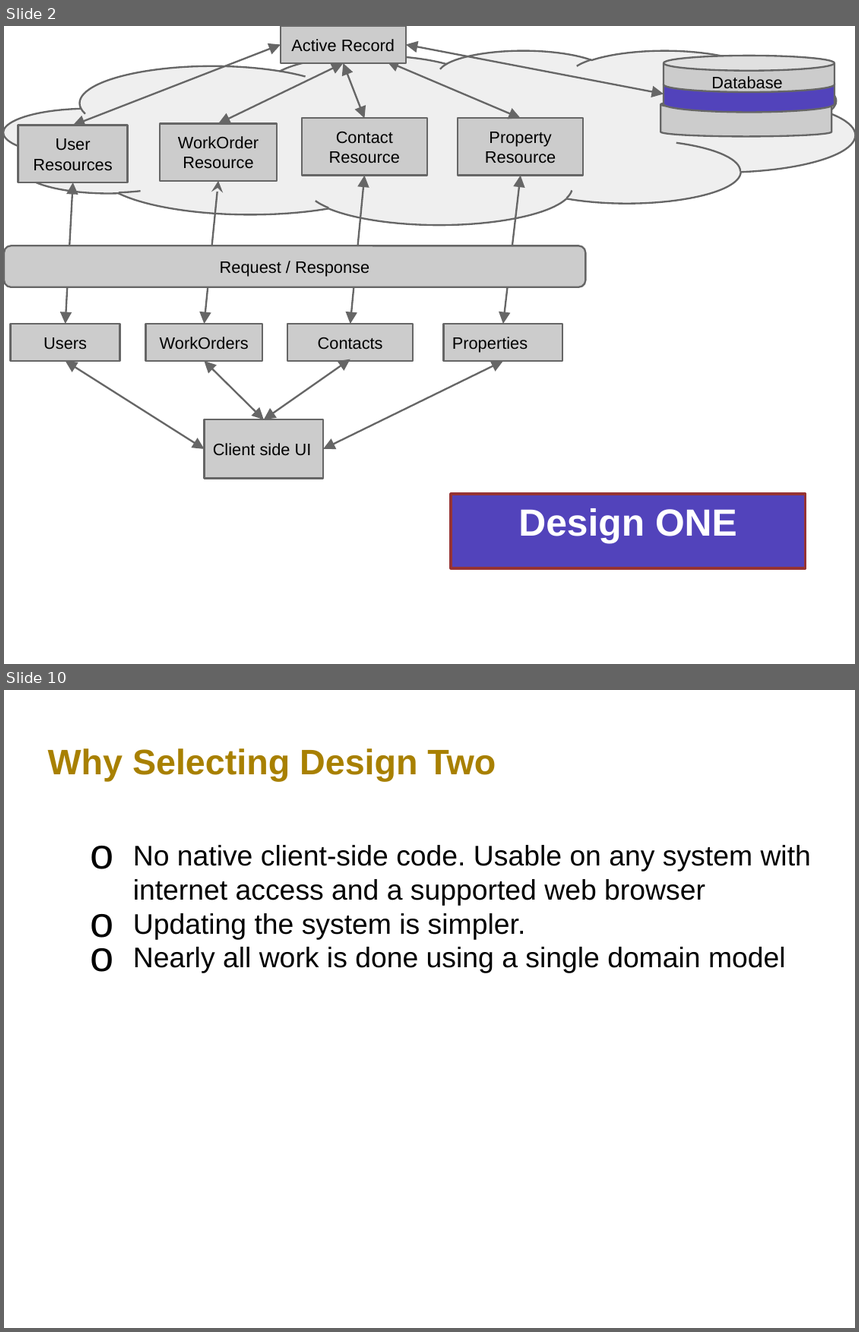
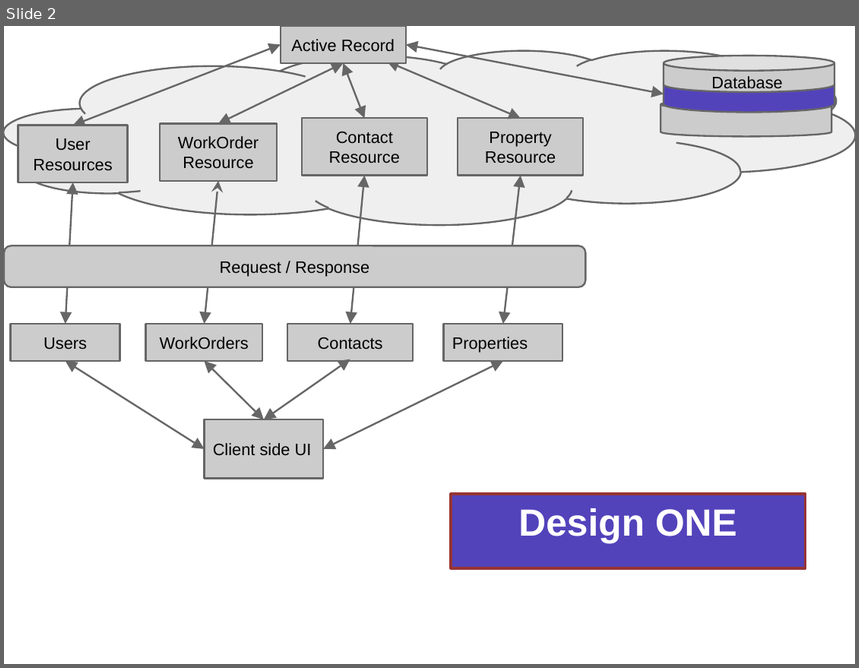
Before and after one commit to jjm3x3/propertyManager, a slide deck: DesignPlans.pptx. Shown one above the other, each under a label of ours: slides 2 and 10 before the commit, slide 2 after it; the slides between them are not shown. The pictures are 859x1332 and 859x668 pixels, drawn with LibreOffice and Linux fonts; fonts in the diff are those of the drawing. Boxes give left, top, right and bottom in pixels: in the first picture for what was removed or moved away, otherwise in the second. Text is boxed around its words. In the diff, an @@ line names an element or a change of style, - is before the commit and + after.

Commit message:
Added "bad" design and removed content from example design

```diff
--- a/DesignPlans.pptx
+++ b/DesignPlans.pptx
@@ slide 10 removed at (4, 690, 855, 1328), background #FFFFFF @@
@@ text removed at (48, 749, 496, 781) @@
-Why Selecting Design Two
@@ text removed at (133, 845, 811, 973) @@
-  o No native client-side code. Usable on any system with internet access and a supported web browser
-  o Updating the system is simpler.
-  o Nearly all work is done using a single domain model
```
Also in this commit, not shown: 2 slides changed, 7 slides added, 8 other slides removed.
